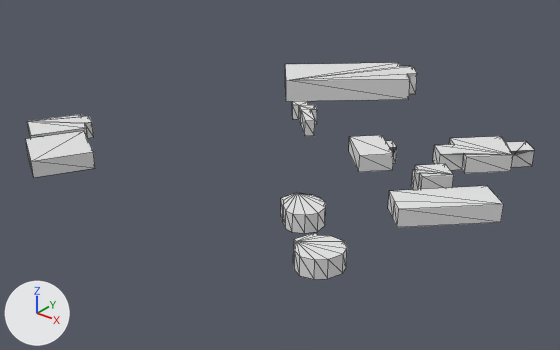
The glTF model output/glb/tile_331.glb: old version first, new version second.
Both versions are drawn from a 50 mm lens placed at (271.0, -360.0, 187.0), pointed at (7.0, -31.0, -17.0). Lighting does not change. The marker at lower left points along +X, +Y and +Z. The older version comes first. Mesh edges are drawn as thin lines. Vertices at exactly the same position are counted once.
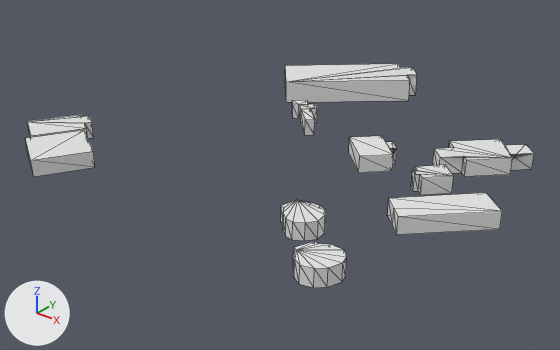
Where the change shows, as pixel boxes [x1, y1, x2, y2] in the pictures (560 x 350 px; the box of a moved part takes in the faces that stretch with it):
'Mesh_0', reshaped: before [26, 63, 535, 279]; after [25, 64, 534, 288]
part 1 of me_mesh_0, moved or reshaped: before [281, 192, 326, 233]; after [281, 200, 325, 241]
part 2 of me_mesh_0, moved or reshaped: before [285, 63, 417, 101]; after [285, 64, 417, 102]
part 3 of me_mesh_0, moved or reshaped: before [411, 164, 454, 190]; after [411, 165, 454, 195]
part 4 of me_mesh_0, moved or reshaped: before [293, 233, 347, 279]; after [293, 241, 347, 288]
part 5 of me_mesh_0, moved or reshaped: before [388, 186, 503, 227]; after [387, 193, 502, 235]
part 6 of me_mesh_0, moved or reshaped: before [433, 136, 535, 173]; after [433, 139, 534, 176]
part 7 of me_mesh_0, rebuilt (42% narrower, 25% shorter): before [292, 101, 317, 136]; after [301, 109, 315, 135]
part 8 of me_mesh_0, added: after [292, 100, 317, 123]

The edits, one by one:
me_mesh_0 is used by ob_mesh_0; location (0.0, 0.0, 0.0).
me_mesh_0 had 180 vertices, 258 faces and spanned x -126.0..147.0, y -145.0..117.0, z 0.0..15.0.
me_mesh_0 now has 188 vertices, 258 faces and spans x -126.0..147.0, y -145.0..117.0, z -4.0..14.0.
me_mesh_0 part 1: the loose piece of 26 vertices spanning x 59.0..82.0, y -104.0..-82.0, z 0.0..10.0 is moved by (0.0, 0.0, -4.0).
me_mesh_0 part 2: the loose piece of 16 vertices spanning x -63.0..23.0, y 35.0..117.0, z 0.0..15.0 is moved by (0.0, 0.0, -1.0).
me_mesh_0 part 3: the loose piece of 16 vertices spanning x 91.0..113.0, y -30.0..-8.0, z 0.0..10.0 is moved by (0.0, 0.0, -1.0).
me_mesh_0 part 4: the loose piece of 26 vertices spanning x 88.0..112.0, y -132.0..-109.0, z 0.0..10.0 is moved by (0.0, 0.0, -4.0).
me_mesh_0 part 5: the loose piece of 10 vertices spanning x 96.0..147.0, y -68.0..-18.0, z 0.0..10.0 is moved by (0.0, 0.0, -4.0).
me_mesh_0 part 6: the loose piece of 24 vertices spanning x 86.0..133.0, y 2.0..49.0, z 0.0..10.0 is moved by (0.0, 0.0, -2.0).
me_mesh_0 part 7: the loose piece of 22 vertices spanning x -20.0..10.0, y -5.0..23.0, z 0.0..10.0 is rebuilt with 8 vertices and now spans x -7.0..10.0, y -5.0..12.0, z 1.0..11.0.
Part 8, on me_mesh_0:
11 vertices are added at x -20.0..0.0, y 8.0..23.0, z 1.0.
11 new vertices lie (0.0, 0.0, 10.0) away from vertices in x -20.0..0.0, y 8.0..23.0, z 1.0.
29 new faces join them.
